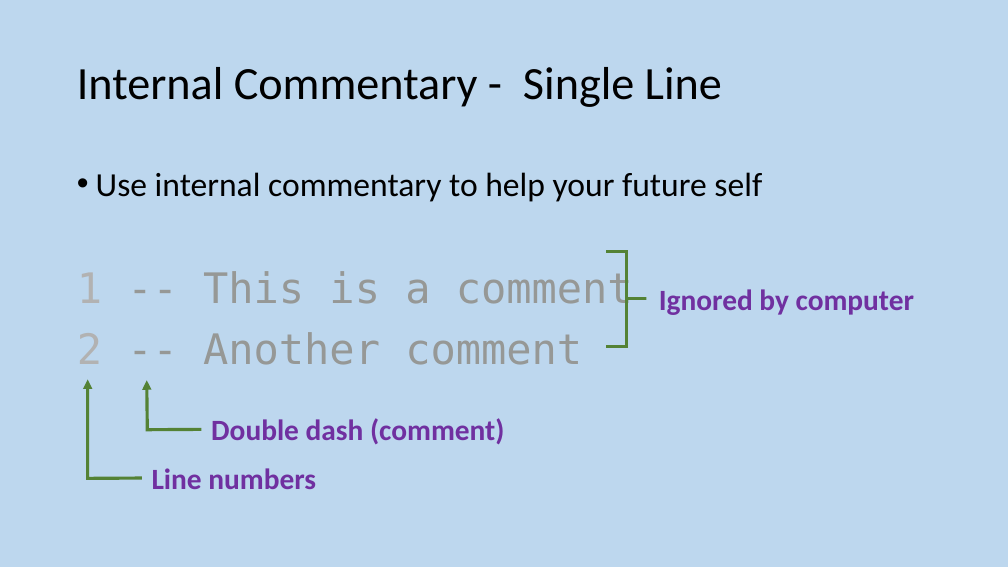
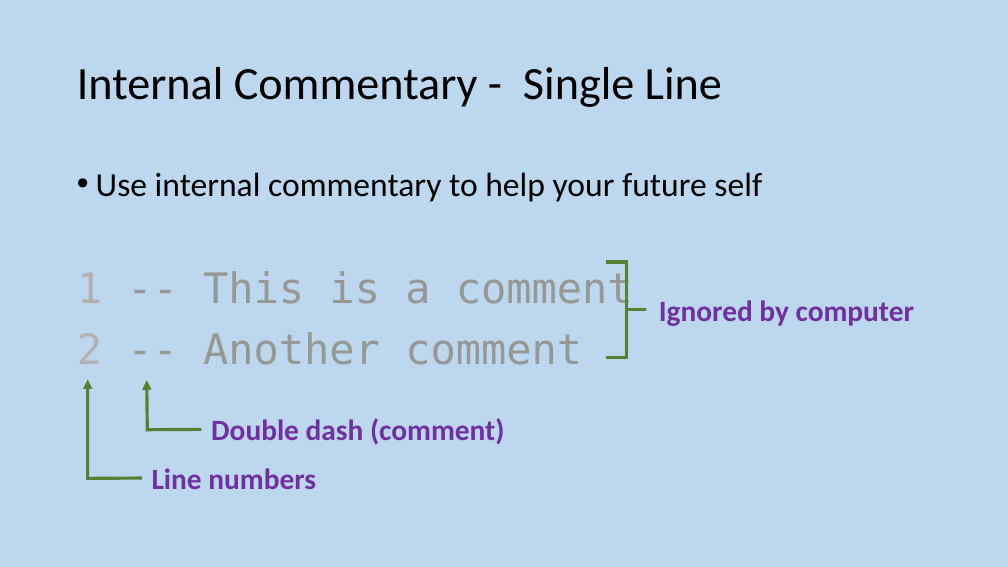
Before and after one commit to MrFriendCS/MrFriendCS.github.io, a slide deck: slide 17 of n5-cs/ddd/N5 CS DDD Slides.pptx. Drawn at 1008x567 pixels with LibreOffice and Linux fonts; fonts in the diff are those of the drawing. Boxes give left, top, right and bottom in pixels: in the first picture for what was removed or moved away, otherwise in the second. Text is boxed around its words. In the diff, an @@ line names an element or a change of style, - is before the commit and + after.

```diff
--- a/n5-cs/ddd/N5 CS DDD Slides.pptx
+++ b/n5-cs/ddd/N5 CS DDD Slides.pptx
@@ right brace: place and size @@
-right brace at (606,251,647,346)
+right brace at (606,262,647,358)
@@ text "Ignored by computer": place and size @@
-text "Ignored by computer" at (659,289,914,315)
+text "Ignored by computer" at (659,300,914,326)
```
Also in this commit, not shown: 4 other slides changed.
